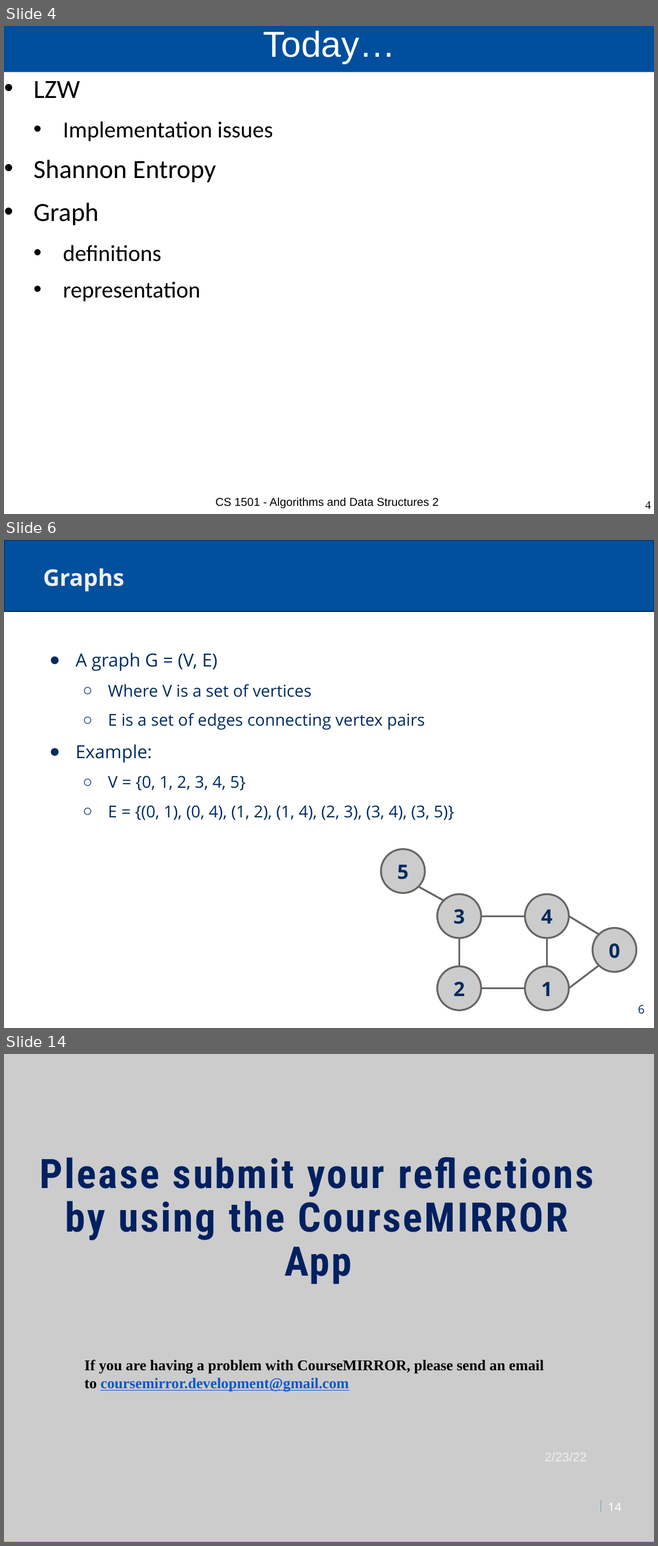
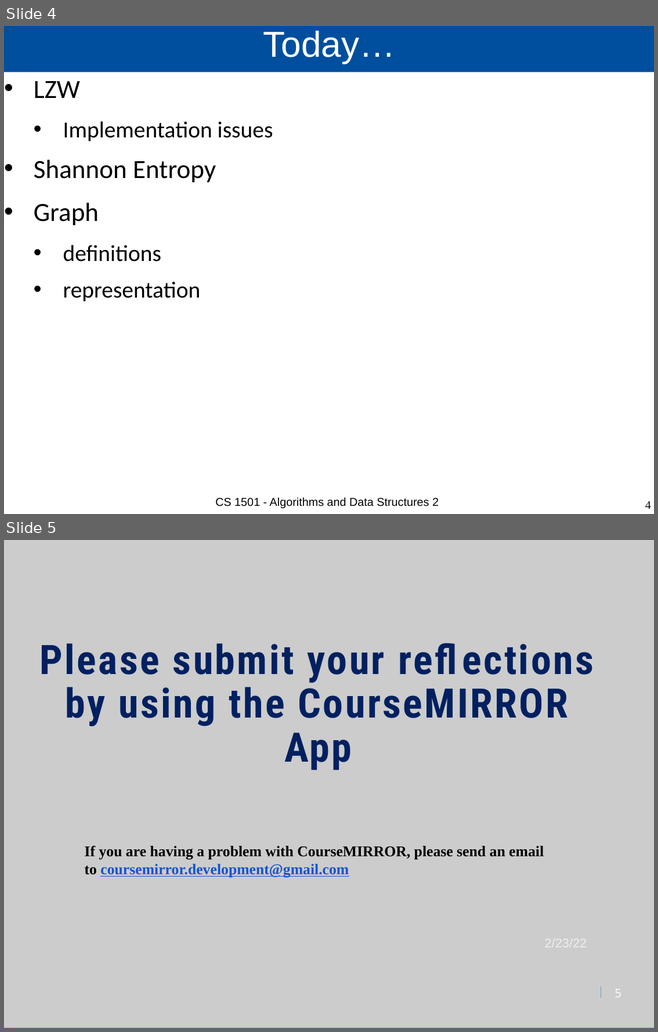
Before and after one commit to cs1501-2224/handouts, a slide deck: DraftSlides/Lecture15.pptx. Shown one above the other, each under a label of ours: slides 4, 6 and 14 before the commit, slides 4 and 5 after it; the slides between them are not shown. The pictures are 658x1546 and 658x1032 pixels, drawn with LibreOffice and Linux fonts; fonts in the diff are those of the drawing; background and template pictures are left out. Boxes give left, top, right and bottom in pixels: in the first picture for what was removed or moved away, otherwise in the second. Text is boxed around its words. In the diff, an @@ line names an element or a change of style, - is before the commit and + after.

```diff
--- a/DraftSlides/Lecture15.pptx
+++ b/DraftSlides/Lecture15.pptx
@@ slide 6 removed at [4,540,654,1028], background #FFFFFF; not listed: 1 template element that a slide beside it also shows @@
@@ title removed at [43,568,124,592] @@
-Graphs
@@ text removed at [75,653,454,820] @@
-● A graph G = (V, E)
-  ○ Where V is a set of vertices
-  ○ E is a set of edges connecting vertex pairs
-● Example:
-  ○ V = {0, 1, 2, 3, 4, 5}
-  ○ E = {(0, 1), (0, 4), (1, 2), (1, 4), (2, 3), (3, 4), (3, 5)}
@@ group removed at [380,849,636,1010]: 7 lines, 6 ellipses @@
-0
-1
-4
-3
-2
-5
@@ page number removed at [637,1005,644,1014] @@
-6
@@ what was slide 14 is now slide 5 @@
@@ page number at [614,989,621,997]: text changed @@
-14
+5
```
Also in this commit, not shown: 8 other slides removed, 2 other files.
